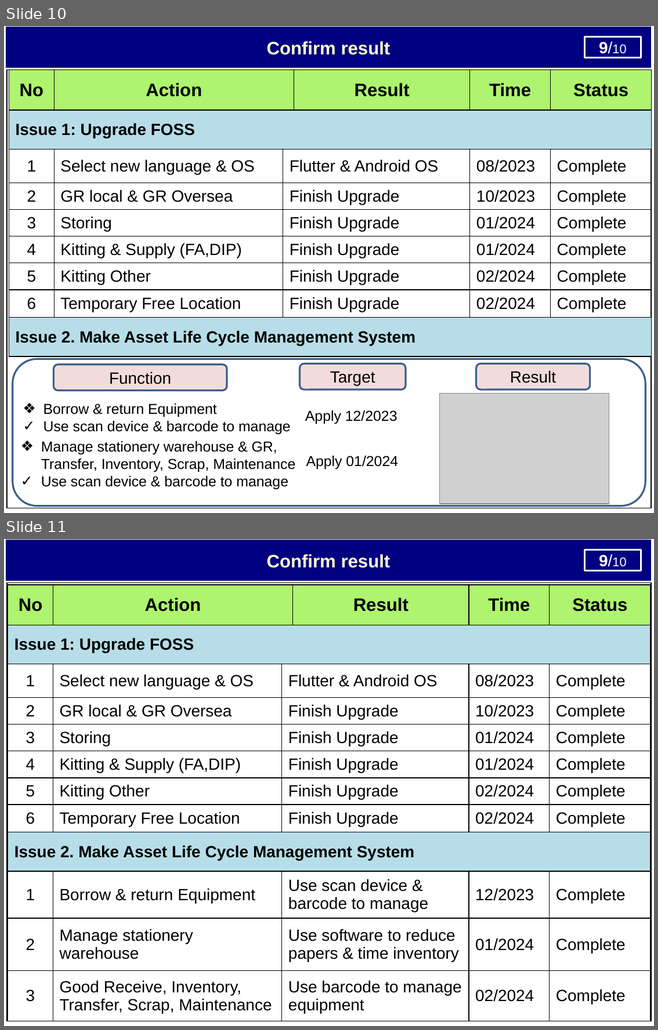
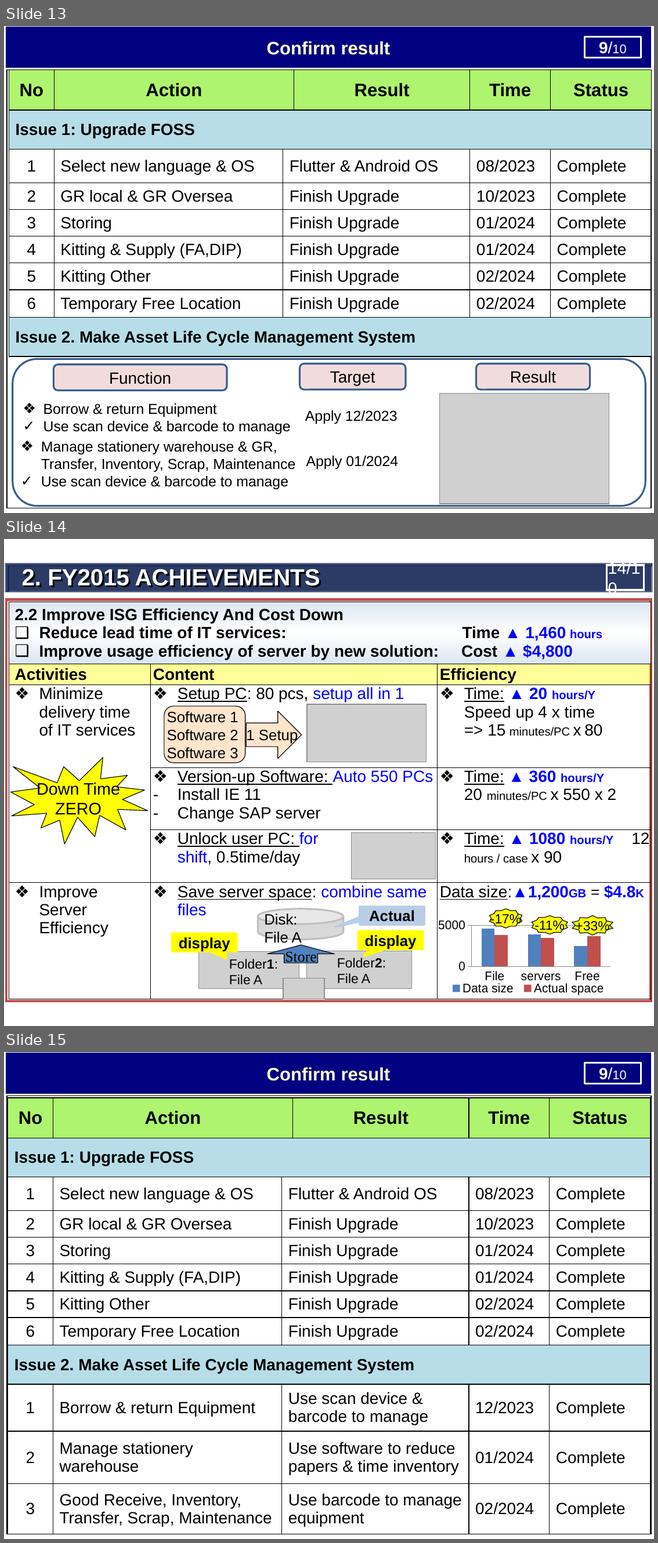
Before and after one commit to thietbicongnghevietnam/ReportPSNV, a slide deck: Report_test.pptx. Shown one above the other, each under a label of ours: slides 10 and 11 before the commit, slides 13, 14 and 15 after it. The pictures are 658x1030 and 658x1543 pixels, drawn with LibreOffice and Linux fonts; fonts in the diff are those of the drawing; grey boxes stand for pictures. Boxes give left, top, right and bottom in pixels: in the first picture for what was removed or moved away, otherwise in the second. Text is boxed around its words. In the diff, an @@ line names an element or a change of style, - is before the commit and + after.

Commit message:
25012024c

```diff
--- a/Report_test.pptx
+++ b/Report_test.pptx
@@ slide 14 added at bbox=[4, 539, 654, 1026], background #FFFFFF @@
@@ group added at bbox=[5, 563, 652, 592]: 2 bevels, 1 text, 1 page number @@
+2. FY2015 ACHIEVEMENTS
+14/10
@@ rectangle added at bbox=[6, 599, 651, 1001], outline #C0504D 3 pt @@
@@ table added at bbox=[9, 602, 650, 1000], 6 rows, 3 columns @@
+2.2 Improve ISG Efficiency And Cost Down / Reduce lead time of IT services: Time ▲ 1,460 hours / Improve usage efficiency of server by new solution: Cost ▲ $4,800 |  | 
+Activities | Content | Efficiency
+Minimize delivery time of IT services | Setup PC: 80 pcs, setup all in 1 | Time: ▲ 20 hours/Y Speed up 4 x time => 15 minutes/PC x 80
+ | Version-up Software: Auto 550 PCs / Install IE 11 / Change SAP server | Time: ▲ 360 hours/Y 20 minutes/PC x 550 x 2
+ | Unlock user PC: for night shift, 0.5time/day | Time: ▲ 1080 hours/Y 12 hours / case x 90
+Improve Server Efficiency | Save server space: combine same files | Data size:▲1,200GB = $4.8K
@@ rounded rectangle added at bbox=[164, 706, 245, 762], fill #FFE5CB, outline #000000 0.75 pt, 16.6 pt, text #000000 @@
+Software 1
+Software 2
+Software 3
@@ right arrow added at bbox=[246, 711, 302, 759], fill #FFE5CB, outline #000000 0.75 pt, 16.6 pt, text #000000 @@
+1 Setup
@@ picture added at bbox=[307, 704, 426, 762] @@
@@ irregular seal added at bbox=[10, 758, 148, 844], fill #FFFF00, outline #000000 0.75 pt, 18.5 pt, text #000000 @@
+Down Time
+ZERO
@@ picture added at bbox=[351, 832, 436, 879] @@
@@ speech box added at bbox=[360, 907, 424, 925], fill #B9CDE5, outline #B9CDE5 2 pt, 16.6 pt, text #000000, bold @@
+Actual
@@ group added at bbox=[438, 909, 612, 1001]: 3 stars, 1 column chart @@
+categories: File, servers, Free
+Data size: 4600, 3900, 2500
+Actual space: 3800, 3500, 3700
+-17%
+-11%
++33%
@@ speech box added at bbox=[172, 933, 237, 951], fill #FFFF00, outline #FFFF00 2 pt, 16.6 pt, text #000000, bold @@
+display
@@ speech box added at bbox=[358, 931, 423, 950], fill #FFFF00, outline #FFFF00 2 pt, 16.6 pt, text #000000, bold @@
+display
@@ group added at bbox=[198, 909, 412, 999]: 3 pictures, 2 texts, 1 cylinder, 1 up arrow @@
+Disk:
+File A
+Folder2:
+File A
+Folder1:
+File A
+Store
@@ what was slide 10 is now slide 13 @@
@@ what was slide 11 is now slide 15 @@
```
Also in this commit, not shown: 4 slides changed, 3 other slides added.
